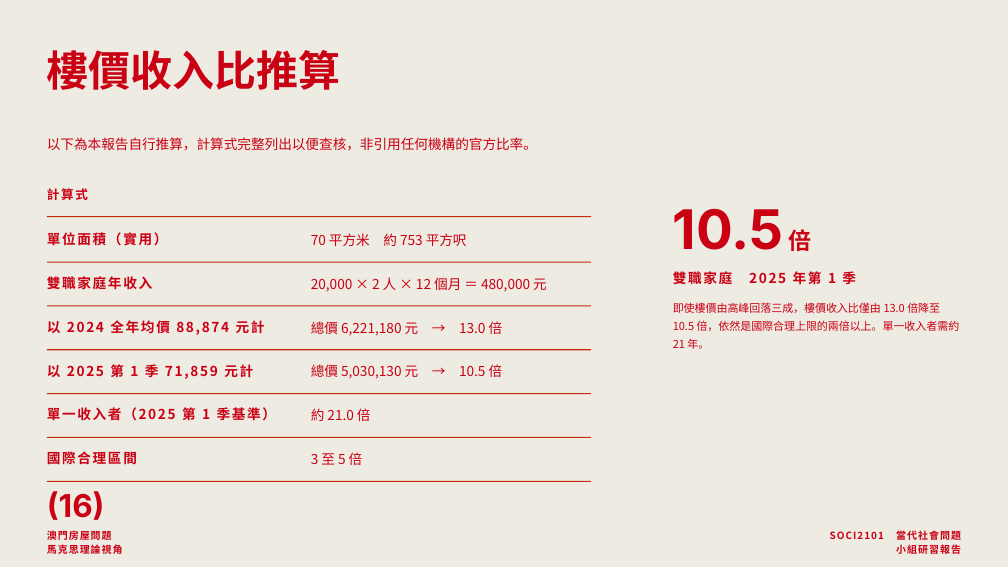
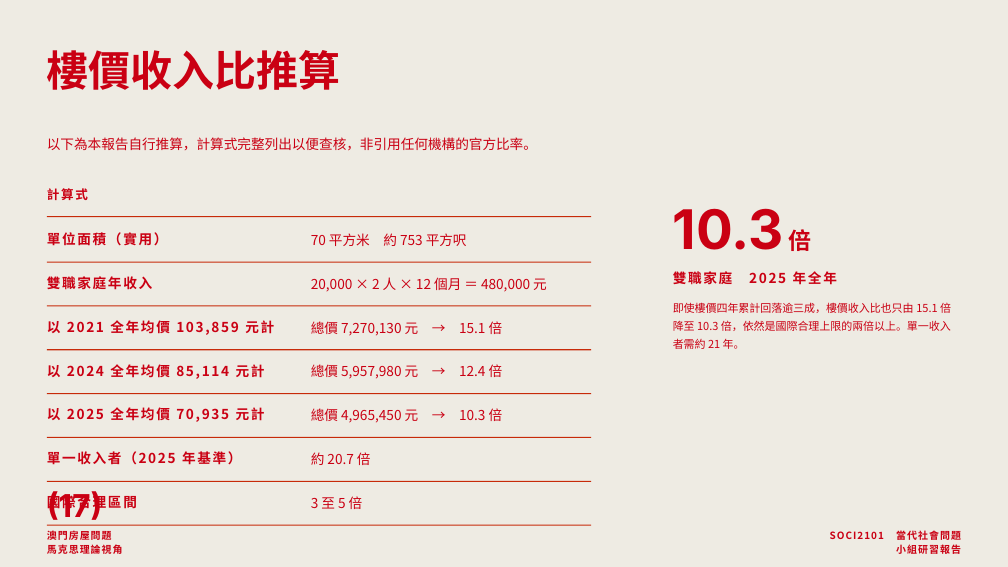
Before and after one commit to lammkiii/-, a slide deck: slide 17 of macau-housing-report/澳門房屋問題-小組研習報告.pptx (slide 16 before the commit). Drawn at 1008x567 pixels with LibreOffice and Linux fonts; fonts in the diff are those of the drawing. Boxes give left, top, right and bottom in pixels: in the first picture for what was removed or moved away, otherwise in the second. Text is boxed around its words. In the diff, an @@ line names an element or a change of style, - is before the commit and + after.

```diff
--- a/macau-housing-report/澳門房屋問題-小組研習報告.pptx
+++ b/macau-housing-report/澳門房屋問題-小組研習報告.pptx
@@ text at bbox=[673, 208, 812, 251]: text changed @@
-10.5 倍
+10.3 倍
@@ text at bbox=[673, 270, 837, 288]: text changed @@
-雙職家庭 2025 年第 1 季
+雙職家庭 2025 年全年
@@ text at bbox=[47, 320, 274, 335]: text changed @@
-以 2024 全年均價 88,874 元計
+以 2021 全年均價 103,859 元計
@@ text at bbox=[311, 321, 503, 336]: text changed @@
-總價 6,221,180 元 → 13.0 倍
+總價 7,270,130 元 → 15.1 倍
@@ text at bbox=[673, 302, 951, 349]: text changed @@
-即使樓價由高峰回落三成，樓價收入比僅由 13.0 倍降至 10.5 倍，依然是國際合理上限的兩倍以上。單一收入者需約 21 年。
+即使樓價四年累計回落逾三成，樓價收入比也只由 15.1 倍降至 10.3 倍，依然是國際合理上限的兩倍以上。單一收入者需約 21 年。
@@ text at bbox=[47, 364, 265, 379]: text changed @@
-以 2025 第 1 季 71,859 元計
+以 2024 全年均價 85,114 元計
@@ text at bbox=[311, 364, 503, 379]: text changed @@
-總價 5,030,130 元 → 10.5 倍
+總價 5,957,980 元 → 12.4 倍
@@ text at bbox=[47, 407, 265, 422]: text changed @@
-單一收入者（2025 第 1 季基準）
+以 2025 全年均價 70,935 元計
@@ text at bbox=[311, 408, 503, 423]: text changed @@
-約 21.0 倍
+總價 4,965,450 元 → 10.3 倍
@@ text added at bbox=[47, 451, 241, 465], 13 pt, text #CA0013, bold @@
+單一收入者（2025 年基準）
@@ text added at bbox=[311, 452, 371, 465], 13 pt, text #CA0013 @@
+約 20.7 倍
@@ text "國際合理區間" rewrapped from bbox=[47, 451, 137, 464] to bbox=[47, 494, 137, 512] @@
@@ text at bbox=[47, 491, 103, 520]: text changed @@
-(16)
+(17)
@@ text "3 至 5 倍": place and size @@
-text "3 至 5 倍" at bbox=[311, 452, 363, 465]
+text "3 至 5 倍" at bbox=[311, 496, 363, 509]
@@ rectangle added at bbox=[47, 525, 591, 526], fill #C72A09 @@
```
Also in this commit, not shown: 40 other slides changed, 2 slides added, 8 other files.
